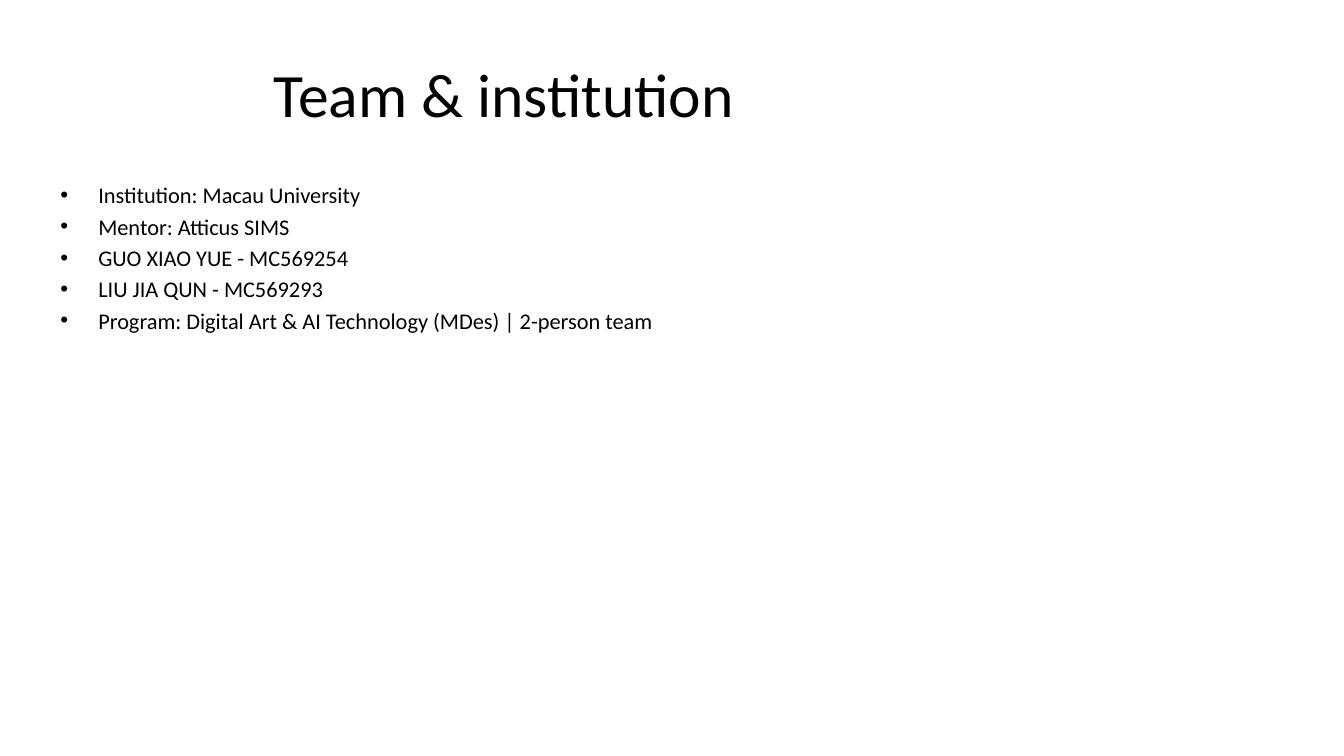
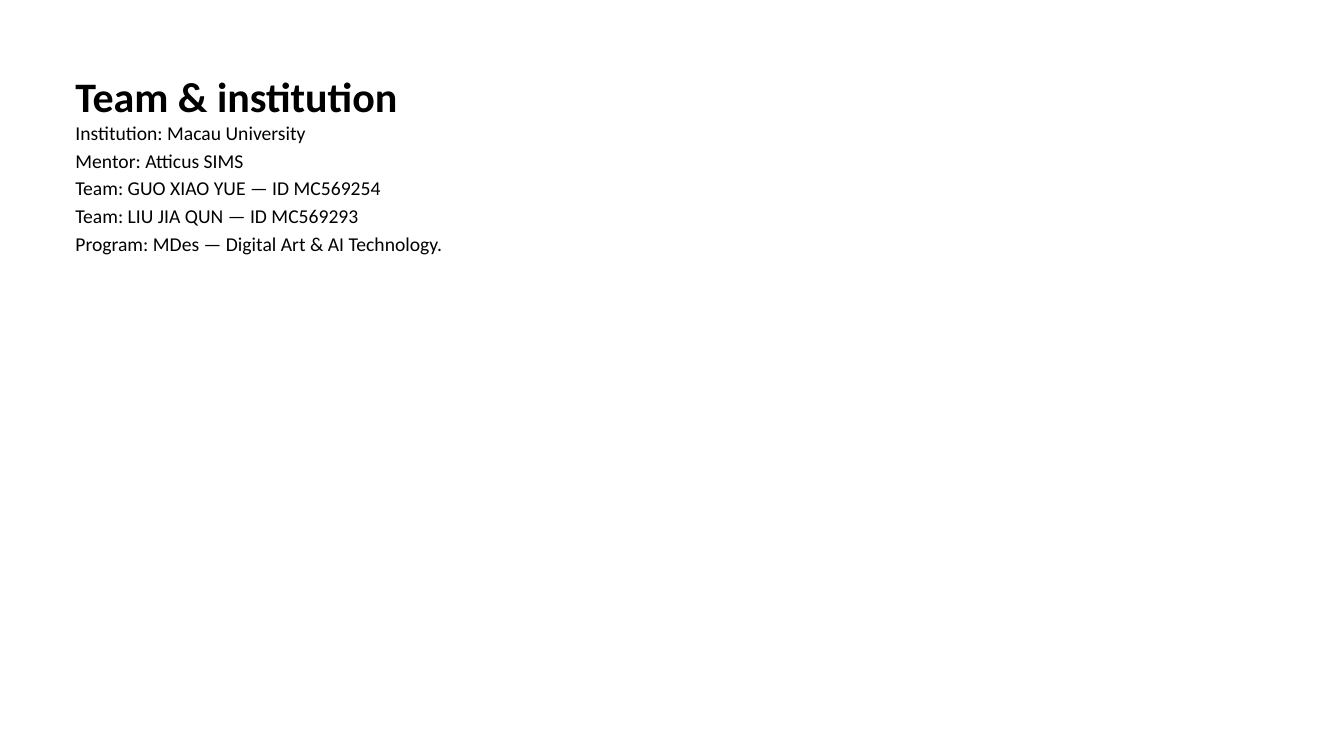
Before and after one commit to macaumonsoon/Biodesign-Project, a slide deck: slide 15 of slides/export/Archive_of_Extinction_Final_BDC2026.pptx (slide 2 before the commit). Drawn at 1344x756 pixels with LibreOffice and Linux fonts; fonts in the diff are those of the drawing. Boxes give left, top, right and bottom in pixels: in the first picture for what was removed or moved away, otherwise in the second. Text is boxed around its words. In the diff, an @@ line names an element or a change of style, - is before the commit and + after.

```diff
--- a/slides/export/Archive_of_Extinction_Final_BDC2026.pptx
+++ b/slides/export/Archive_of_Extinction_Final_BDC2026.pptx
@@ text "Team & institution": place and size @@
-text "Team & institution" at (98,187,652,333)
+text "Team & institution" at (75,82,442,255)
@@ text at (75,82,397,113): paragraph added @@
+Team & institution
@@ title removed at (274,74,733,118) @@
-Team & institution
@@ text at (75,126,306,168): size 16 to 14 pt in "Institution: Macau University", "Mentor: Atticus SIMS"; bullet • to none @@
@@ text at (75,181,442,255): text changed; size 16 to 14 pt @@
-• GUO XIAO YUE - MC569254
-• LIU JIA QUN - MC569293
-• Program: Digital Art & AI Technology (MDes) | 2-person team
+Team: GUO XIAO YUE — ID MC569254
+Team: LIU JIA QUN — ID MC569293
+Program: MDes — Digital Art & AI Technology.
```
Also in this commit, not shown: 2 other slides changed, 49 slides added, 18 slides removed, 1 other file.
